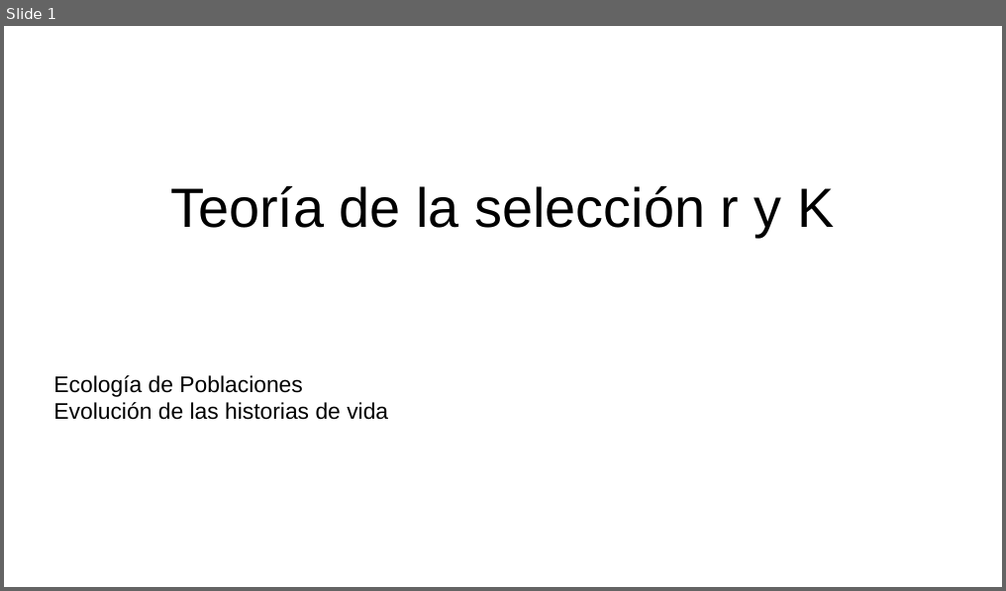
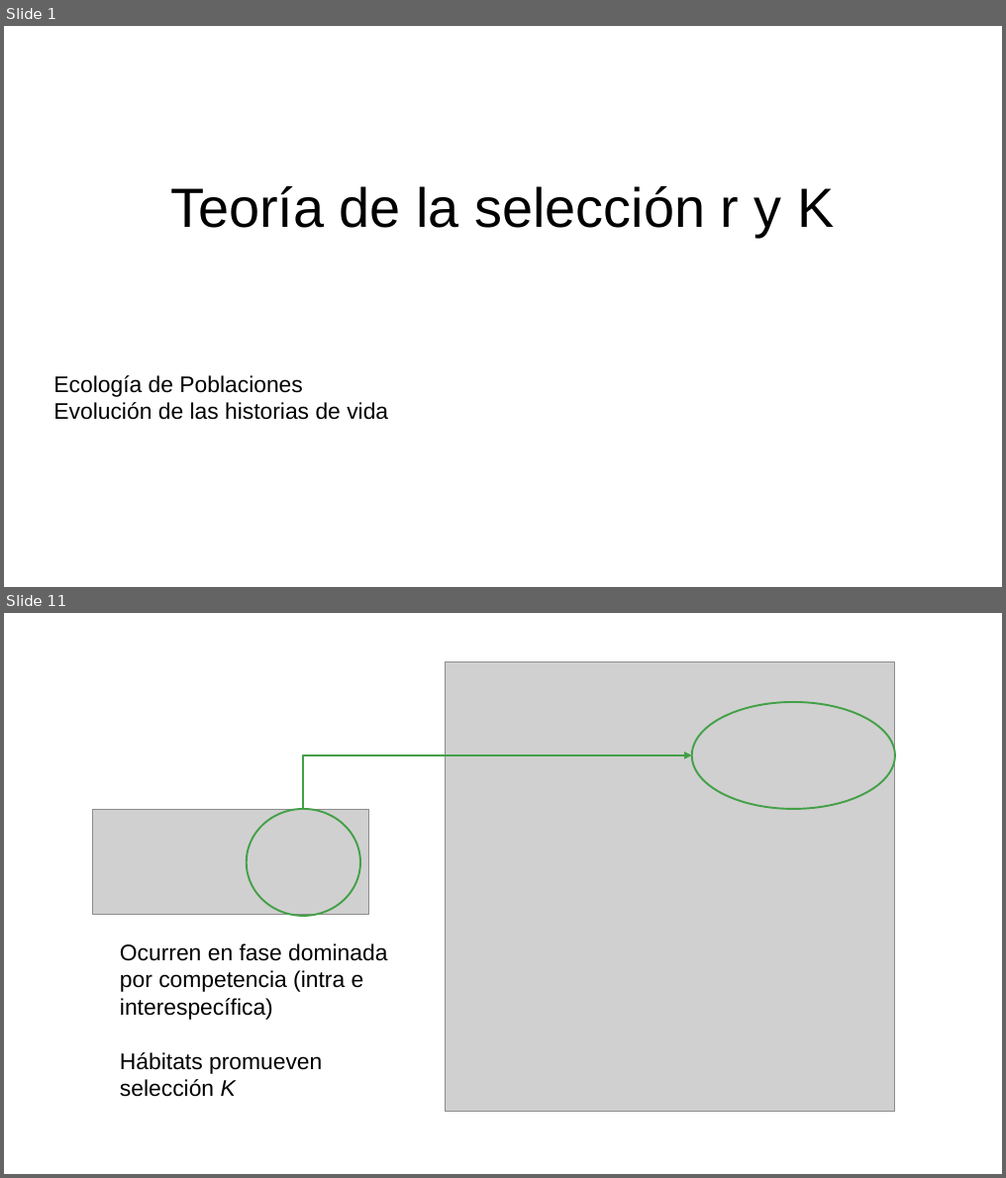
Before and after one commit to gerardommc/Ecologia-poblaciones, a slide deck: Unidad-3/Seleccion-r-K.odp. Shown one above the other, each under a label of ours: slide 1 before the commit, slides 1 and 11 after it; the slides between them are not shown. The pictures are 1006x591 and 1006x1178 pixels, drawn with LibreOffice and Linux fonts; fonts in the diff are those of the drawing; grey boxes stand for pictures. Boxes give left, top, right and bottom in pixels: in the first picture for what was removed or moved away, otherwise in the second. Text is boxed around its words. In the diff, an @@ line names an element or a change of style, - is before the commit and + after.

```diff
--- a/Unidad-3/Seleccion-r-K.odp
+++ b/Unidad-3/Seleccion-r-K.odp
@@ slide 11 added at (4, 613, 1002, 1174), background #FFFFFF @@
@@ picture added at (445, 662, 895, 1112) @@
@@ ellipse added at (692, 702, 895, 809), outline #43A047 1.5 pt @@
@@ elbow arrow added from (304, 809) to (692, 756), #43A047 1.5 pt @@
@@ picture added at (93, 809, 369, 915) @@
@@ ellipse added at (247, 809, 360, 916), outline #43A047 1.5 pt @@
@@ text added at (120, 944, 387, 1097), 18 pt, text #000000 @@
+Ocurren en fase dominada por competencia (intra e interespecífica)
+Hábitats promueven selección K
```
Also in this commit, not shown: 9 other slides added, 1 slide removed, 15 other files.
